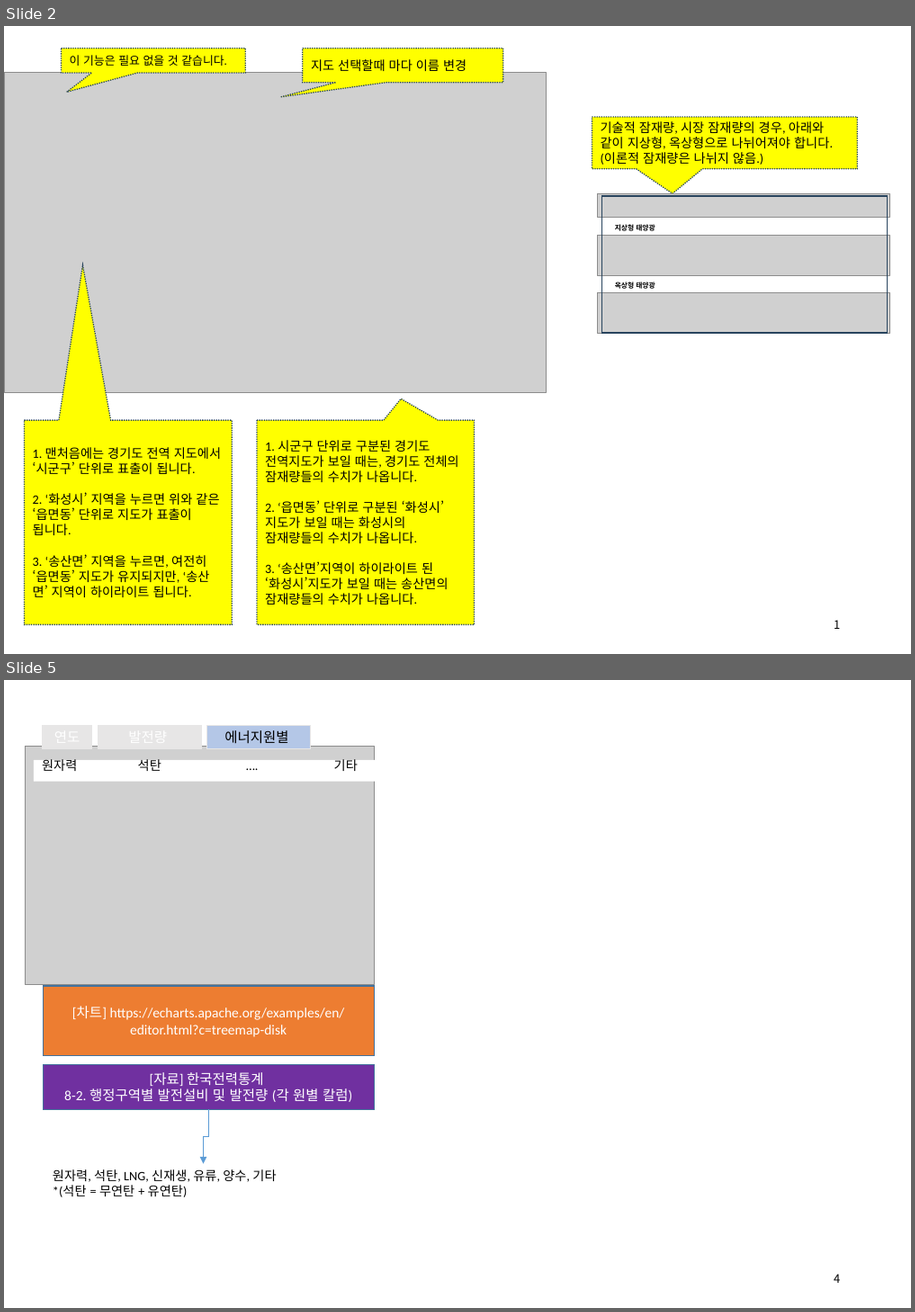
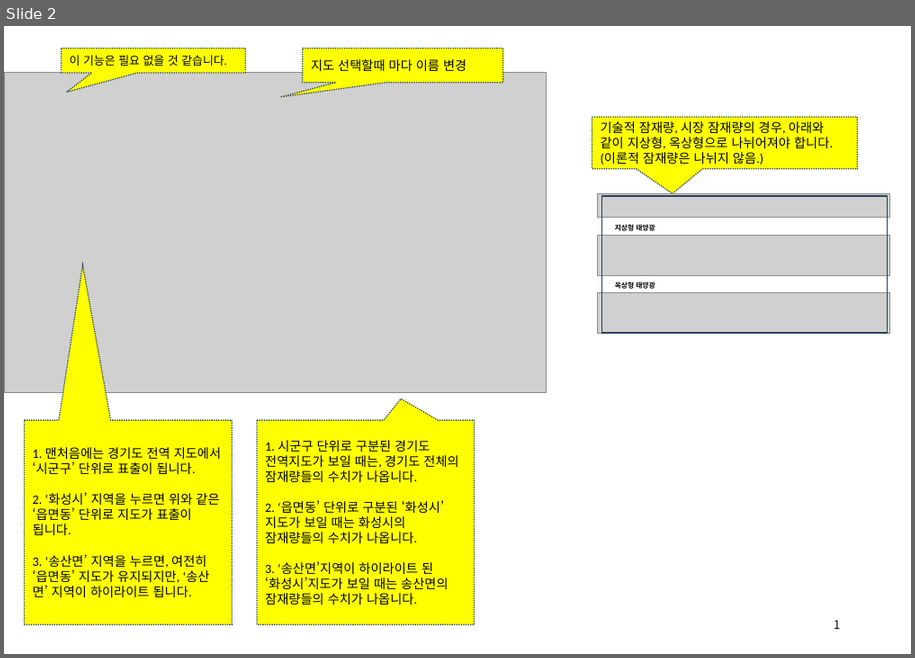
Before and after one commit to meandthey/platForm, a slide deck: 화면구성/to최원석부장님/10. 태양광 잠재량/태양광 잠재량_화면구성.pptx. Shown one above the other, each under a label of ours: slides 2 and 5 before the commit, slide 2 after it; the slides between them are not shown. The pictures are 915x1312 and 915x658 pixels, drawn with LibreOffice and Linux fonts; fonts in the diff are those of the drawing; grey boxes stand for pictures. Boxes give left, top, right and bottom in pixels: in the first picture for what was removed or moved away, otherwise in the second. Text is boxed around its words. In the diff, an @@ line names an element or a change of style, - is before the commit and + after.

```diff
--- a/화면구성/to최원석부장님/10. 태양광 잠재량/태양광 잠재량_화면구성.pptx
+++ b/화면구성/to최원석부장님/10. 태양광 잠재량/태양광 잠재량_화면구성.pptx
@@ slide 5 removed at box(4, 680, 911, 1308), background #FFFFFF @@
@@ rectangle removed at box(43, 725, 92, 748) @@
@@ rectangle removed at box(98, 725, 201, 748) @@
@@ rectangle removed at box(207, 725, 311, 748) @@
-에너지원별
@@ picture removed at box(25, 747, 374, 985) @@
@@ rectangle removed at box(34, 760, 383, 783) @@
@@ text removed at box(42, 759, 77, 771) @@
-원자력
@@ text removed at box(138, 757, 162, 771) @@
-석탄
@@ text removed at box(238, 754, 300, 778) @@
-….
@@ text removed at box(334, 757, 358, 771) @@
-기타
@@ rectangle removed at box(43, 986, 374, 1055) @@
-[차트] https://echarts.apache.org/examples/en/editor.html?c=treemap-disk
@@ rectangle removed at box(43, 1064, 374, 1109) @@
-[자료] 한국전력통계
-8-2. 행정구역별 발전설비 및 발전량 (각 원별 칼럼)
@@ elbow arrow removed from (208, 1109) to (204, 1164) @@
@@ text removed at box(53, 1170, 276, 1198) @@
-원자력, 석탄, LNG, 신재생, 유류, 양수, 기타
-*(석탄 = 무연탄 + 유연탄)
@@ page number removed at box(834, 1274, 840, 1283) @@
-4
```
Also in this commit, not shown: 1 slide changed, 9 other slides removed, 4 other files.
